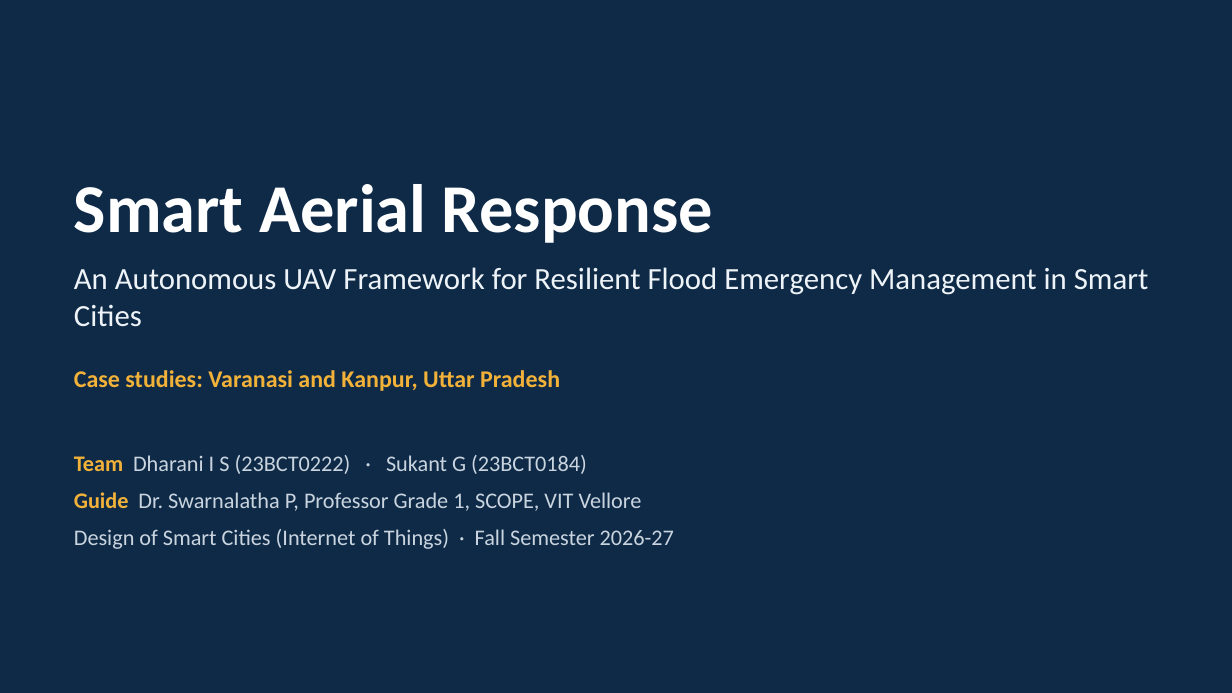
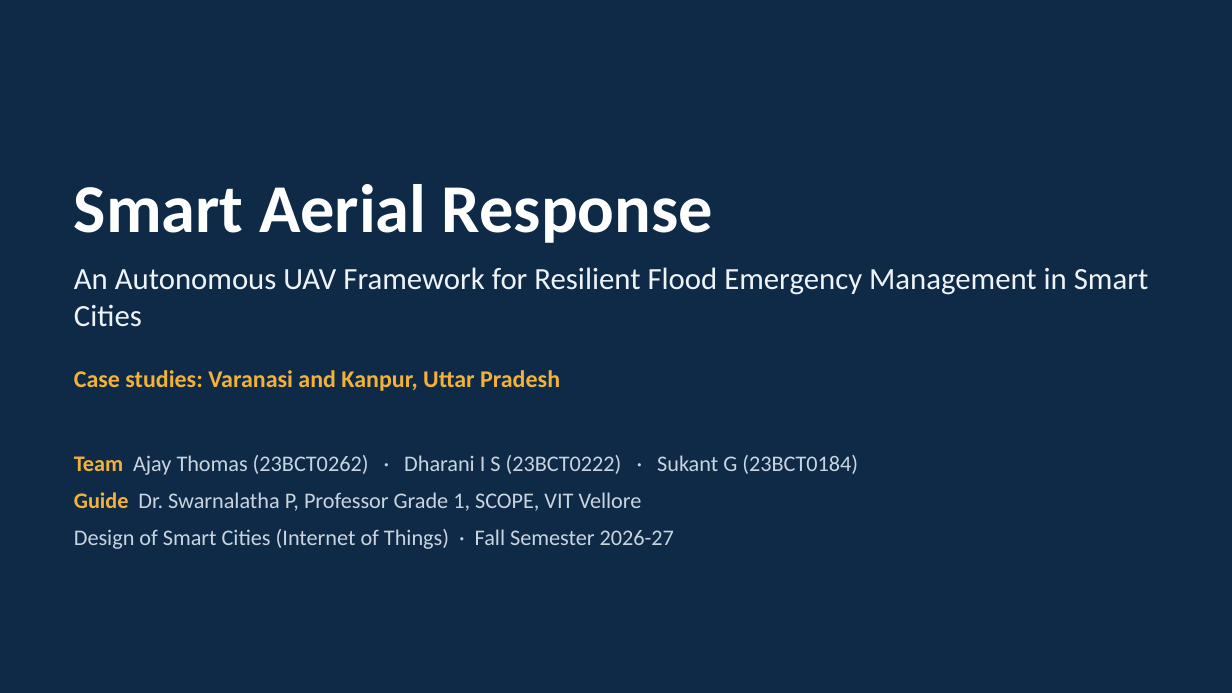
Before and after one commit to AjayThomas-crl/Smart-Aerial-Response, a slide deck: slide 1 of deliverables/Smart_Aerial_Response.pptx. Drawn at 1232x693 pixels with LibreOffice and Linux fonts; fonts in the diff are those of the drawing. Boxes give left, top, right and bottom in pixels: in the first picture for what was removed or moved away, otherwise in the second. Text is boxed around its words. In the diff, an @@ line names an element or a change of style, - is before the commit and + after.

```diff
--- a/deliverables/Smart_Aerial_Response.pptx
+++ b/deliverables/Smart_Aerial_Response.pptx
@@ text at [74, 455, 858, 475]: text changed @@
-Team Dharani I S (23BCT0222) · Sukant G (23BCT0184)
+Team Ajay Thomas (23BCT0262) · Dharani I S (23BCT0222) · Sukant G (23BCT0184)
```
Also in this commit, not shown: 1 other slide changed, 12 other files.
